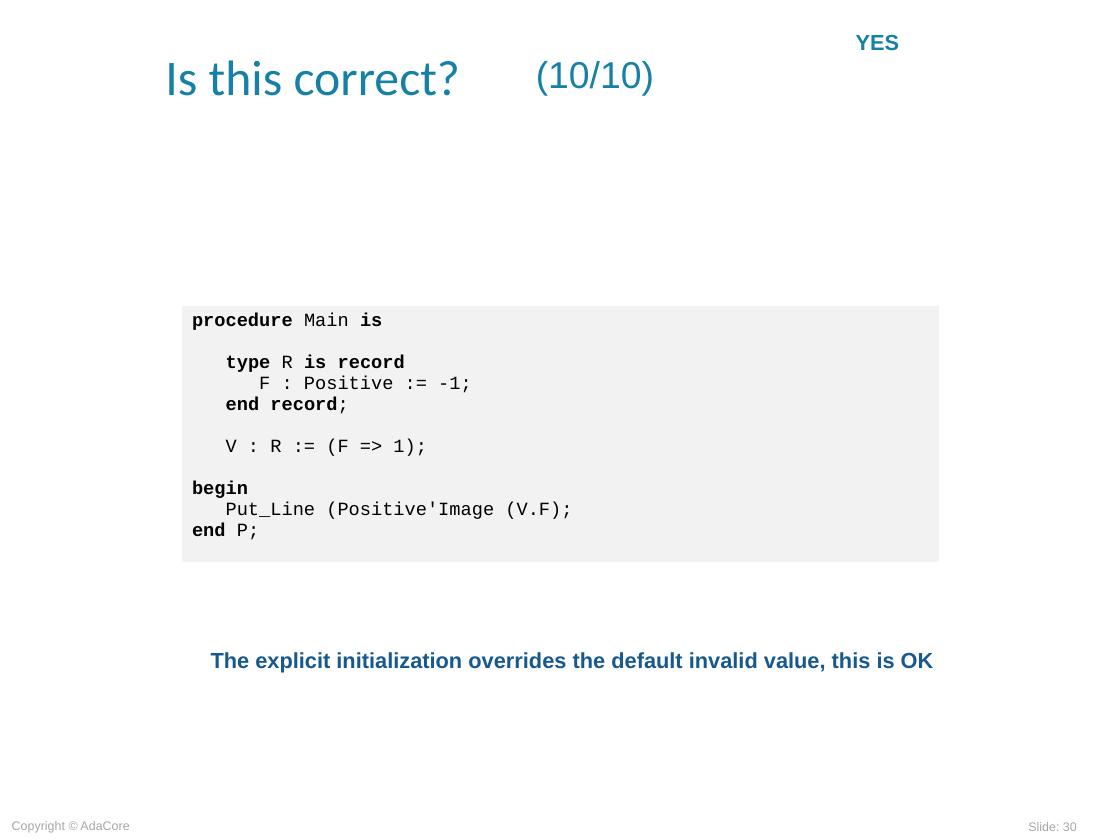
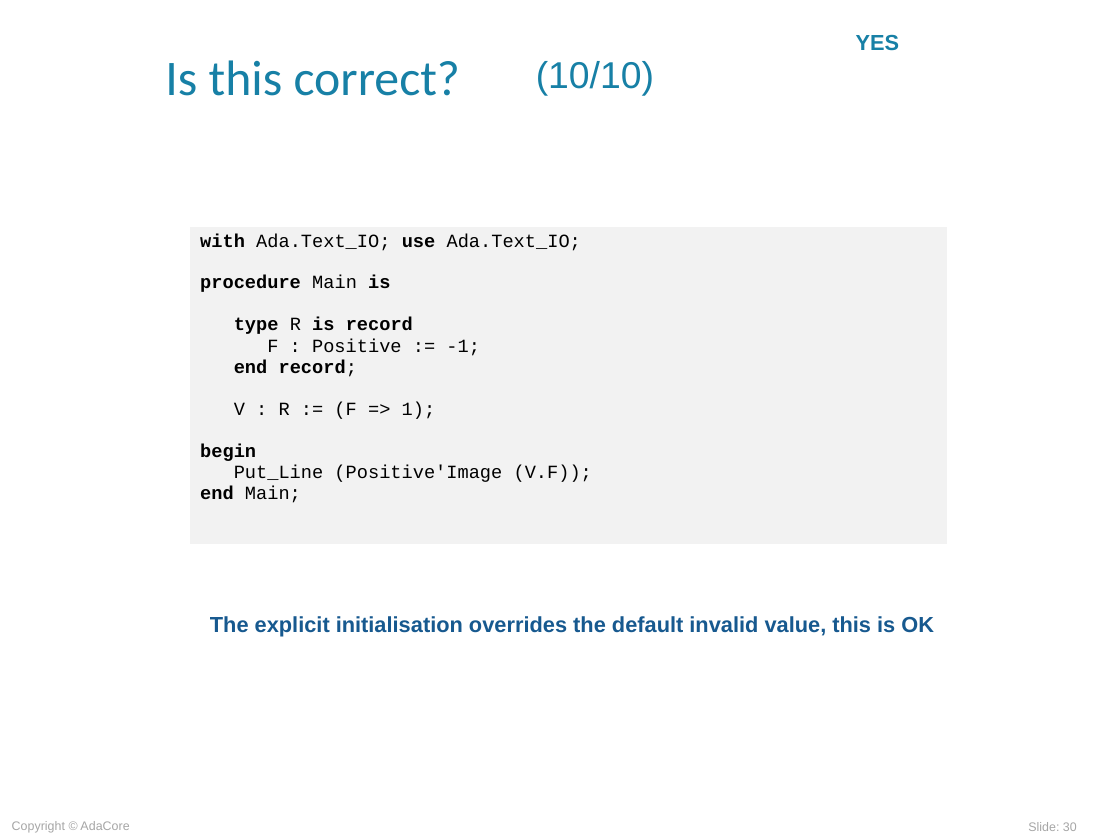
Before and after one commit to AdaCoreU/Courses, a slide deck: slide 30 of lectures/03_Programming_in_the_Large/01_Exceptions/slides/Exceptions.ppt. Drawn at 1120x840 pixels with LibreOffice and Linux fonts; fonts in the diff are those of the drawing; background and template pictures are left out. Boxes give left, top, right and bottom in pixels: in the first picture for what was removed or moved away, otherwise in the second. Text is boxed around its words. In the diff, an @@ line names an element or a change of style, - is before the commit and + after.

```diff
--- a/lectures/03_Programming_in_the_Large/01_Exceptions/slides/Exceptions.ppt
+++ b/lectures/03_Programming_in_the_Large/01_Exceptions/slides/Exceptions.ppt
@@ table at (189,226,948,545) @@
-row 1, column 1: procedure Main is / type R is record / F : Positive := -1; / end record; / V : R := (F => 1); / begin / Put_Line (Positive'Image (V.F); / end P;
+row 1, column 1: with Ada.Text_IO; use Ada.Text_IO; / procedure Main is / type R is record / F : Positive := -1; / end record; / V : R := (F => 1); / begin / Put_Line (Positive'Image (V.F)); / end Main;
@@ table: place and size @@
-table at (180,306,939,563)
+table at (189,226,948,545)
@@ text at (210,616,934,637): text changed @@
-The explicit initialization overrides the default invalid value, this is OK
+The explicit initialisation overrides the default invalid value, this is OK
```
Also in this commit, not shown: 26 other slides changed, 1 slide added, 1 other file.
